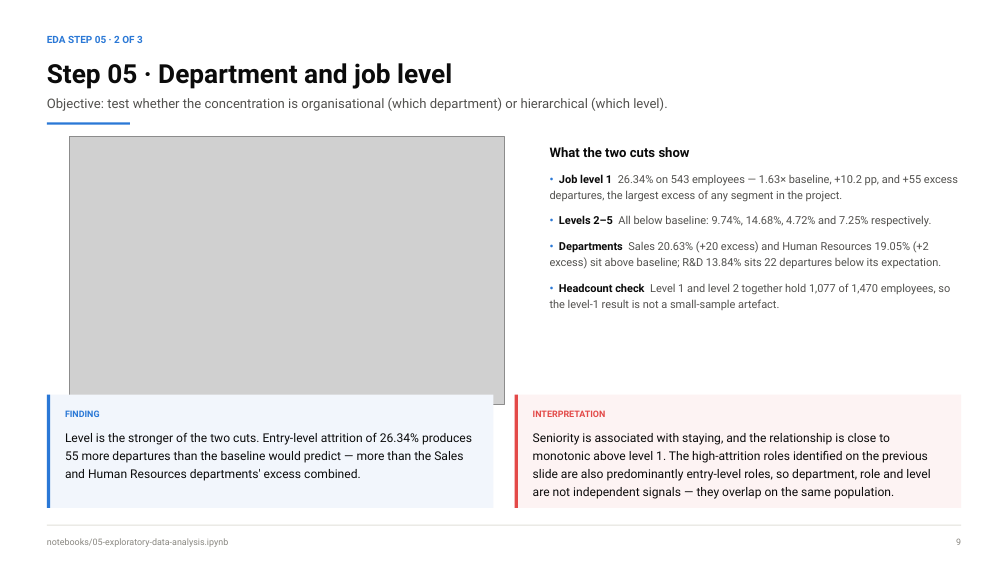
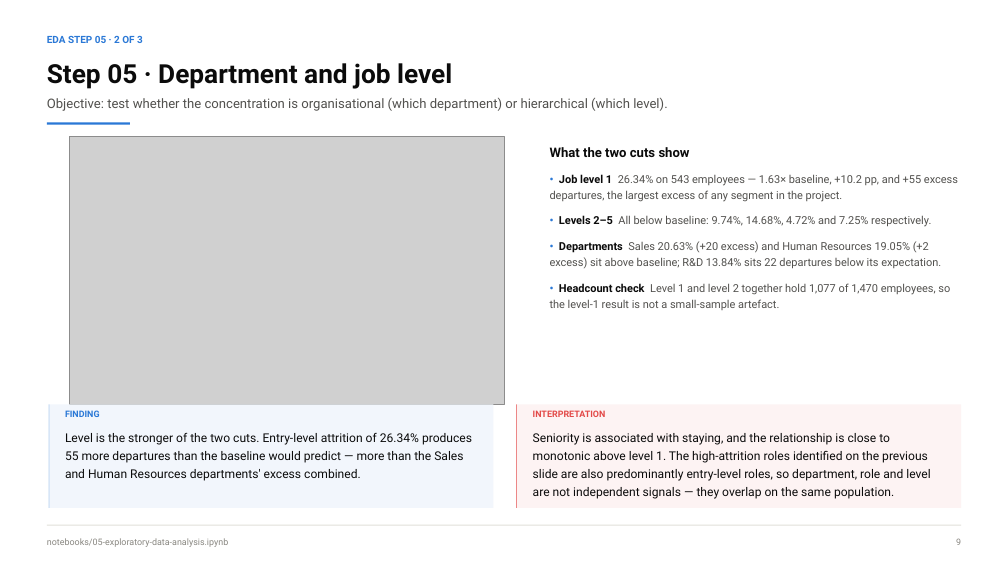
Before and after one commit to NPower-JDA-Cohort-2026/ibm-analytics-attrition-eda, a slide deck: slide 9 of presentation/IBM_Attrition_EDA_Team_Presentation.pptx. Drawn at 1008x567 pixels with LibreOffice and Linux fonts; fonts in the diff are those of the drawing; grey boxes stand for pictures. Boxes give left, top, right and bottom in pixels: in the first picture for what was removed or moved away, otherwise in the second. Text is boxed around its words. In the diff, an @@ line names an element or a change of style, - is before the commit and + after.

```diff
--- a/presentation/IBM_Attrition_EDA_Team_Presentation.pptx
+++ b/presentation/IBM_Attrition_EDA_Team_Presentation.pptx
@@ rectangle: place and size @@
-rectangle at [47, 395, 494, 508]
+rectangle at [49, 405, 494, 508]
@@ rectangle at [49, 405, 49, 508]: mirrored @@
@@ rectangle: place and size @@
-rectangle at [47, 395, 50, 508]
+rectangle at [49, 405, 49, 508]
@@ rectangle: place and size @@
-rectangle at [515, 395, 518, 508]
+rectangle at [516, 405, 516, 508]
@@ rectangle at [516, 405, 516, 508]: mirrored @@
@@ rectangle: place and size @@
-rectangle at [515, 395, 962, 508]
+rectangle at [517, 405, 962, 508]
```
Also in this commit, not shown: 3 other slides changed.
